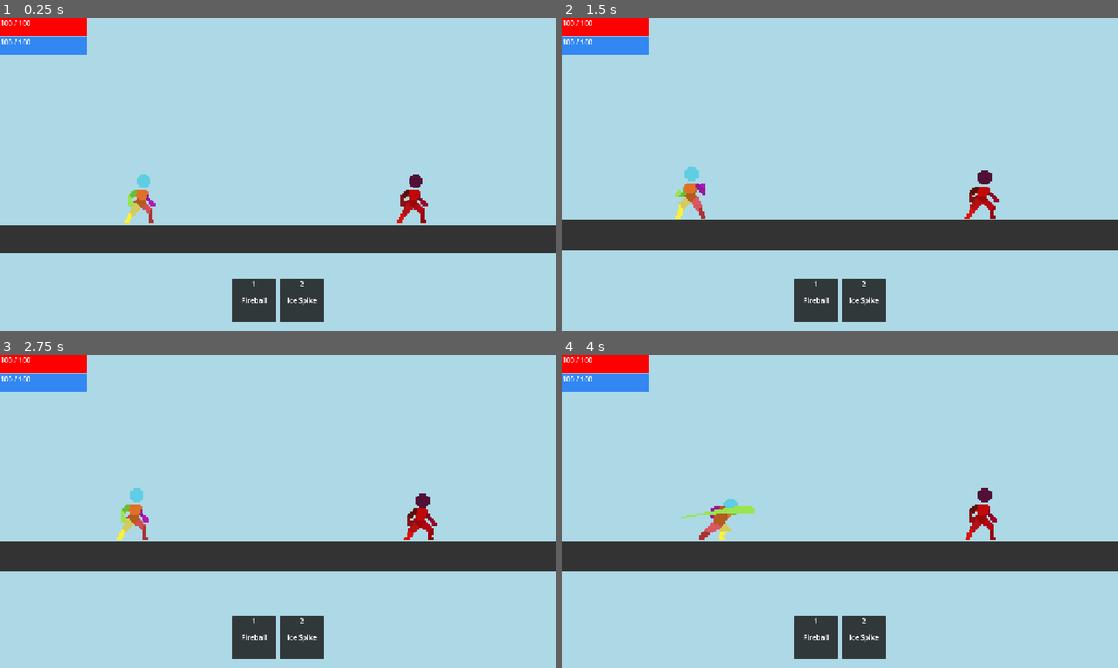
Above: before the commit, frames 1-4 (two rows, left to right).
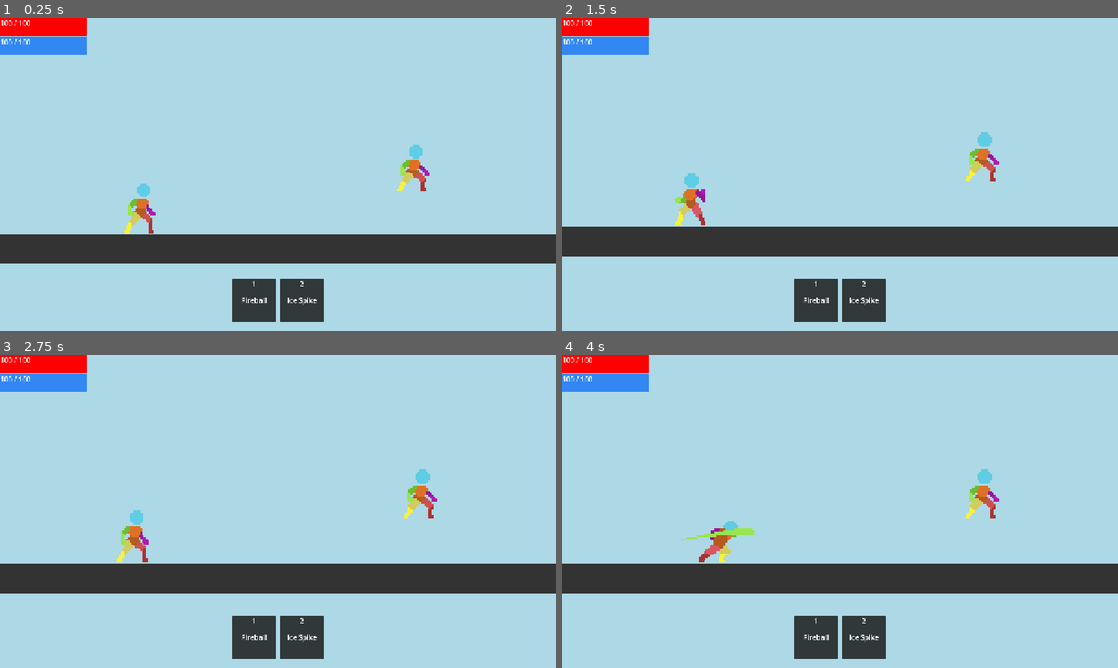
Above: after the commit, the same moments.

Repository: DevKlim/bookranker
Game: Godot game, scene res://scenes/Cafe-Main.tscn
Same seed, same stepped clock (60 frames per second), same inputs: the game is played once before the commit and once after it. This scene is started directly instead of the project's main scene.
Inputs (mouse positions are in pixels of both pictures, inside the frame that each line leads up to):
- Up to frame 1 (0.25 s): no input
- Up to frame 2 (1.5 s): tap Enter at 0.5 s; move the mouse to (962, 158) at 0.52 s; click (962, 158) at 0.67 s; move the mouse to (728, 190) at 1.27 s; click (728, 190) at 1.42 s
- Up to frame 3 (2.75 s): move the mouse to (333, 442) at 2.02 s; click (333, 442) at 2.17 s
- Up to frame 4 (4 s): move the mouse to (812, 574) at 2.77 s; click (812, 574) at 2.92 s; move the mouse to (1006, 558) at 3.52 s; click (1006, 558) at 3.67 s

The runs differ from the first frame. In frame 1, 7.5% of the frame differs, in the area x 0-100%, y 40-79%; in frame 2, 5.5%; in frame 3, 16%; in frame 4, 16%, in the area x 0-100%, y 36-77%.

Commit message:
skill fix 2

Diff:
--- a/scenes/Cafe-Main.tscn
+++ b/scenes/Cafe-Main.tscn
@@ -24,7 +24,7 @@
 [node name="Player2" parent="." instance=ExtResource("3_nfxya")]
 position = Vector2(880, 350)
 scale = Vector2(3, 3)
-player_id = 2
+script = null
 
 [node name="Camera2D" type="Camera2D" parent="."]
 position = Vector2(640, 360)
--- a/skill-system/Skill.gd
+++ b/skill-system/Skill.gd
@@ -19,7 +19,6 @@
 # It runs ONLY on the host/server.
 func execute(player):
 	cooldown_timer = cooldown
-	print("Executing skill " + skill_name + " on server.")
 
 # CLIENT VISUALS: This function handles particles, sounds, animations.
 # It runs on EVERYONE'S machine, called by the 'play_skill_effect' RPC.
